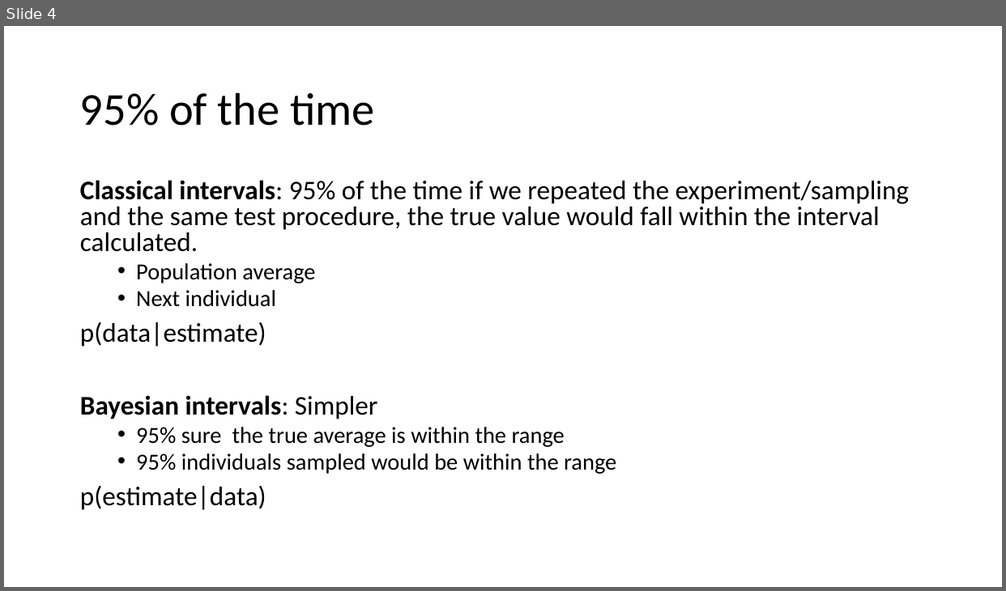
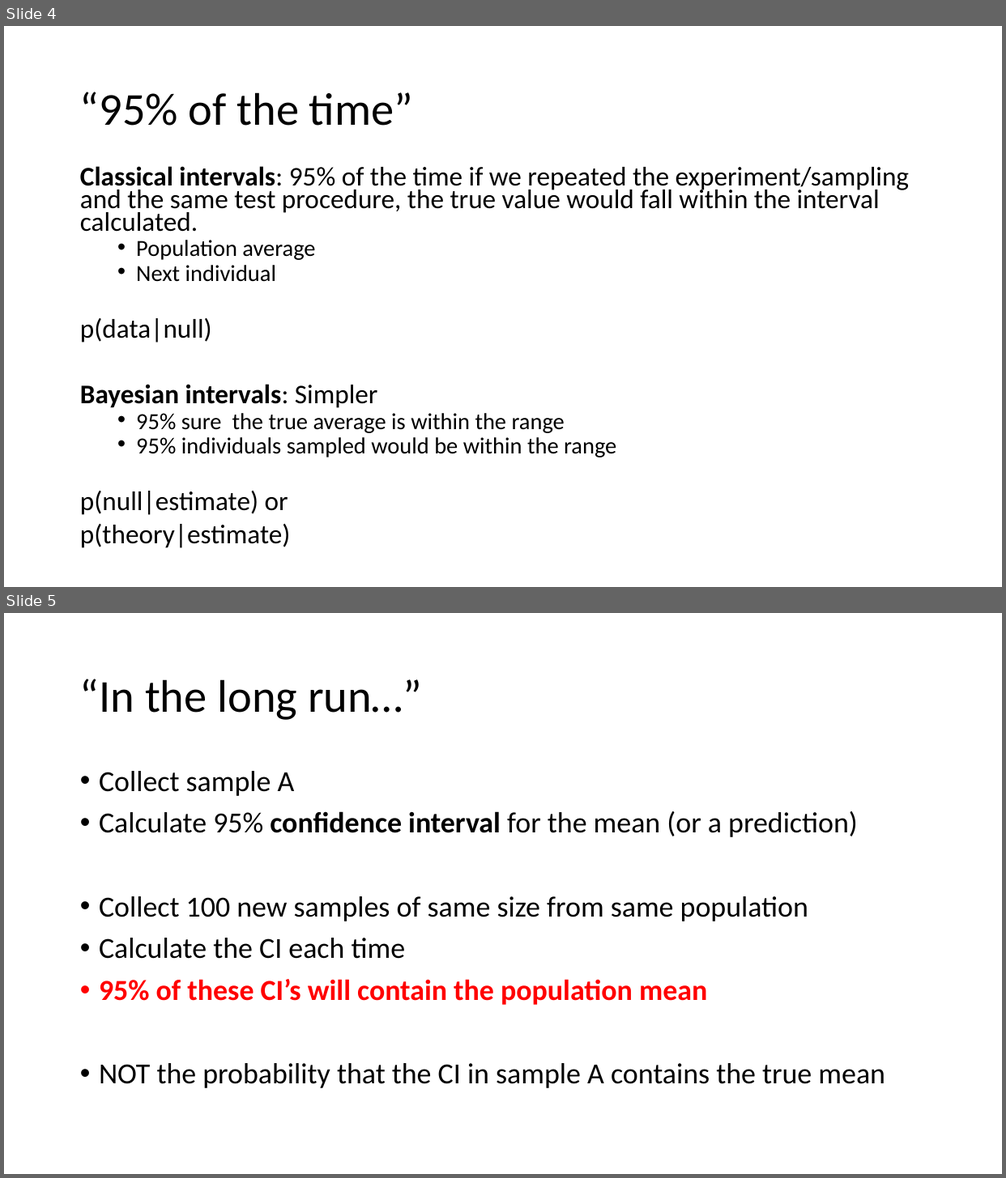
Before and after one commit to benwhalley/datafluency, a slide deck: slides/uncertainty.pptx. Shown one above the other, each under a label of ours: slide 4 before the commit, slides 4 and 5 after it. The pictures are 1006x591 and 1006x1178 pixels, drawn with LibreOffice and Linux fonts; fonts in the diff are those of the drawing. Boxes give left, top, right and bottom in pixels: in the first picture for what was removed or moved away, otherwise in the second. Text is boxed around its words. In the diff, an @@ line names an element or a change of style, - is before the commit and + after.

```diff
--- a/slides/uncertainty.pptx
+++ b/slides/uncertainty.pptx
@@ slide 5 added at [4,613,1002,1174], background #FFFFFF @@
@@ title added at [80,679,422,720], 44 pt, text #000000 @@
+“In the long run…”
@@ text added at [99,771,885,1088], 28 pt, text #000000 @@
+• Collect sample A
+• Calculate 95% confidence interval for the mean (or a prediction)
+• Collect 100 new samples of same size from same population
+• Calculate the CI each time
+• 95% of these CI’s will contain the population mean
+• NOT the probability that the CI in sample A contains the true mean
@@ slide 4 changed as well @@
@@ title at [80,92,413,126]: text changed @@
-95% of the time
+“95% of the time”
@@ text "Classical intervals: 95% of the ...": place and size @@
-text "Classical intervals: 95% of the ..." at [80,180,909,510]
+text "Classical intervals: 95% of the ..." at [80,166,909,548]
@@ text at [80,166,909,458]: line spacing 0.8 to 0.7 @@
@@ text at [80,318,212,343]: text changed @@
-p(data|estimate)
+p(data|null)
@@ text at [80,491,290,548]: text changed @@
-p(estimate|data)
+p(null|estimate) or
+p(theory|estimate)
```
Also in this commit, not shown: 5 other slides changed, 6 other slides added.
